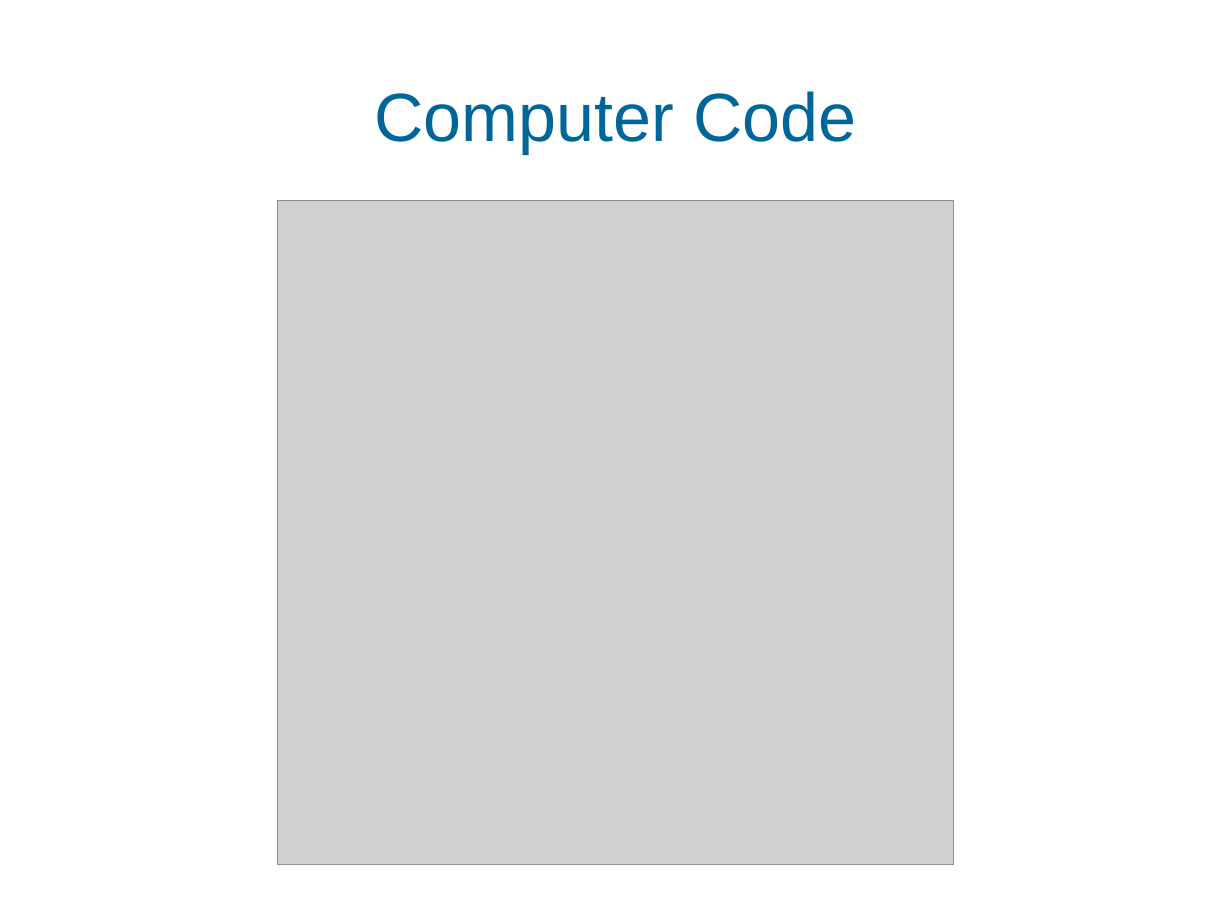
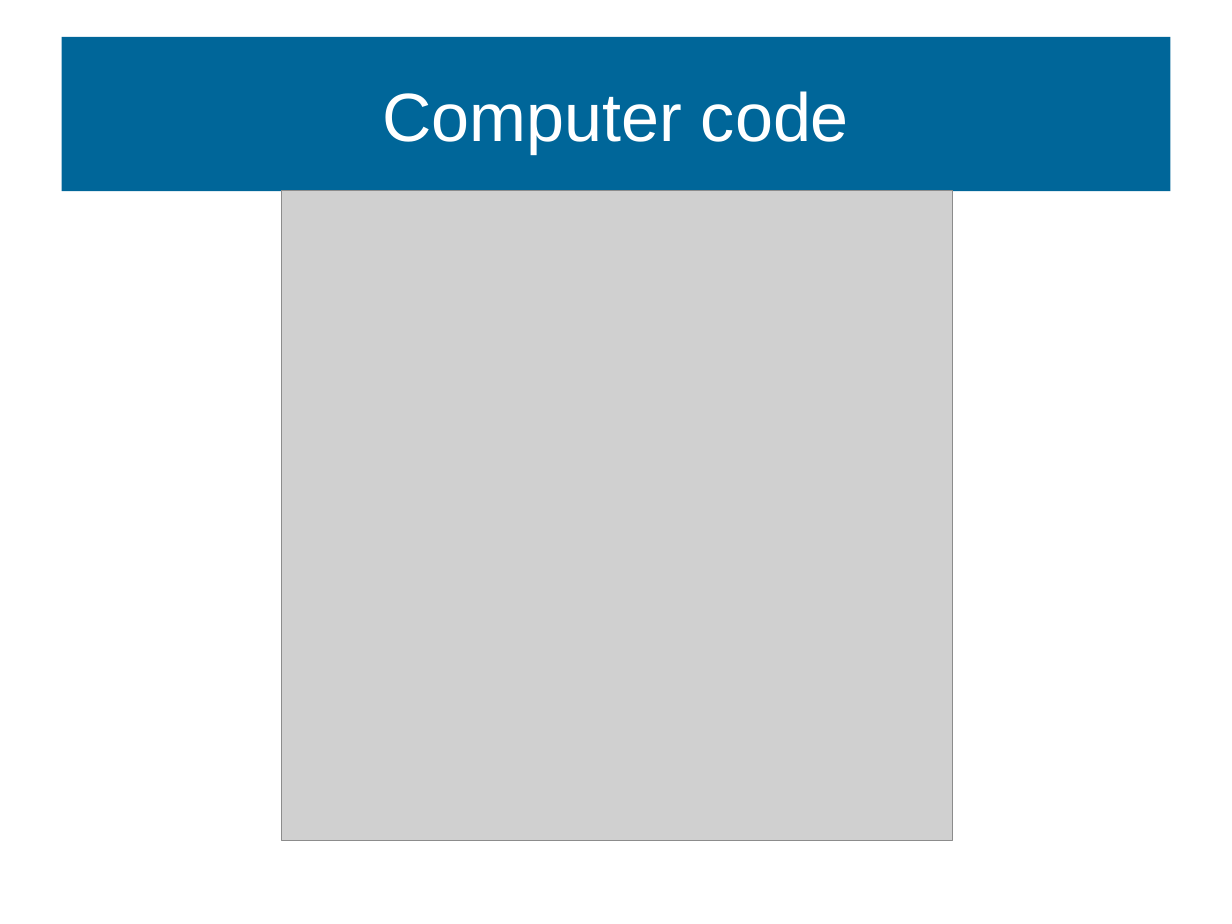
Before and after one commit to MarkGadsby/TeachingNotes, a slide deck: slide 5 of GeneralTextFiles/Markdown_BSC_Notes/Slides_HoneyCombe.odp. Drawn at 1232x924 pixels with LibreOffice and Linux fonts; fonts in the diff are those of the drawing; grey boxes stand for pictures; background and template pictures are left out. Boxes give left, top, right and bottom in pixels: in the first picture for what was removed or moved away, otherwise in the second. Text is boxed around its words. In the diff, an @@ line names an element or a change of style, - is before the commit and + after.

```diff
--- a/GeneralTextFiles/Markdown_BSC_Notes/Slides_HoneyCombe.odp
+++ b/GeneralTextFiles/Markdown_BSC_Notes/Slides_HoneyCombe.odp
@@ title "Computer code": place and size @@
-title "Computer code" at [375,91,856,153]
+title "Computer code" at [61,37,1171,191]
@@ title "Computer code" at [61,37,1171,191]: fill none to #006699 @@
@@ title at [382,91,849,153]: text changed; text colour #006699 to #FFFFFF @@
-Computer Code
+Computer code
@@ picture: place and size @@
-picture at [277,201,954,865]
+picture at [282,191,953,841]
```
Also in this commit, not shown: 9 other slides changed, 4 slides added, 1 slide removed, 3 other files.
